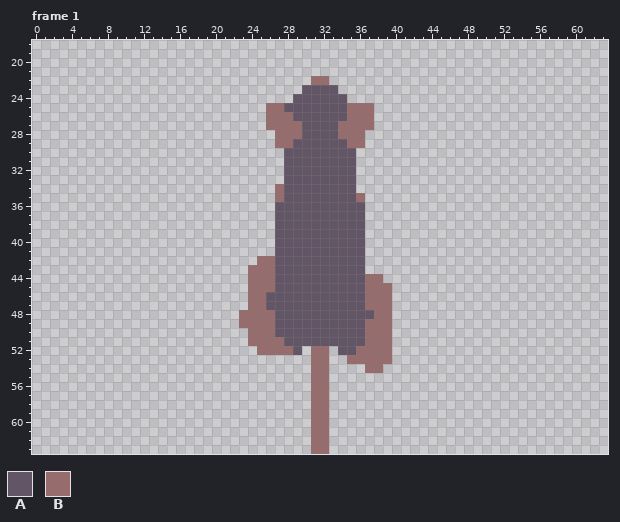
Two states of a pixel-art file, resources/asesprite/characters/Rat.aseprite. The picture above was drawn from the file before the commit.
64x64 pixels, 8 frames. Shown: frame 1: x 0..63, y 18..63. The commit also changed other frames, which this record leaves out.
Palette (. is transparent): A #625565  B #966c6c
Pixels before, frame 1 (only the part around the change), first column x 14:
18 ......................................
19 ......................................
20 ......................................
21 ......................................
22 .................BB...................
23 ................AAAA..................
24 ...............AAAAAA.................
25 ............BBAAAAAAABBB..............
26 ............BBBAAAAAABBB..............
27 ............BBBBAAAABBBB..............
28 .............BBBAAAABBB...............
29 .............BBAAAAAABB...............
30 ..............AAAAAAAA................
31 ..............AAAAAAAA................
32 ..............AAAAAAAA................
33 ..............AAAAAAAA................
34 .............BAAAAAAAA................
35 .............BAAAAAAAAB...............
36 .............AAAAAAAAAA...............
37 .............AAAAAAAAAA...............
38 .............AAAAAAAAAA...............
39 .............AAAAAAAAAA...............
40 .............AAAAAAAAAA...............
41 .............AAAAAAAAAA...............
42 ...........BBAAAAAAAAAA...............
43 ..........BBBAAAAAAAAAA...............
44 ..........BBBAAAAAAAAAABB.............
45 ..........BBBAAAAAAAAAABBB............
46 ..........BBAAAAAAAAAAABBB............
47 ..........BBAAAAAAAAAAABBB............
48 .........BBBBAAAAAAAAAAABB............
49 .........BBBBAAAAAAAAAABBB............
50 ..........BBBAAAAAAAAAABBB............
51 ..........BBBBAAAAAAAAABBB............
52 ...........BBBBA.BB.AABBBB............
53 .................BB..BBBBB............
54 .................BB....BB.............
55 .................BB...................
56 .................BB...................
57 .................BB...................
58 .................BB...................
59 .................BB...................
60 .................BB...................
61 .................BB...................
62 .................BB...................
63 .................BB...................
The same view after the edit:
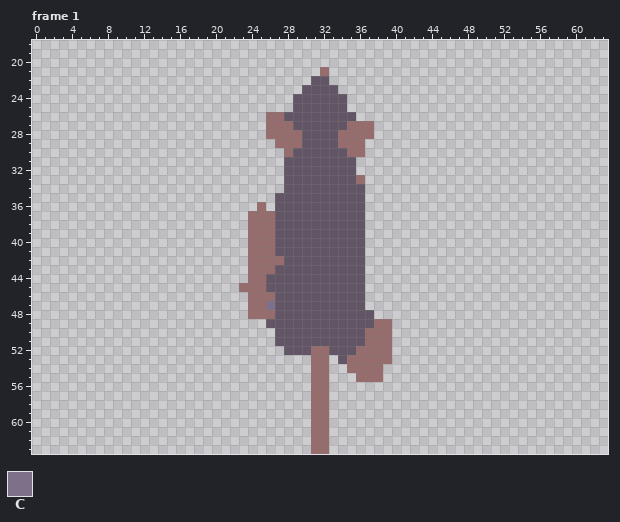
Colours new in this view: C #7f708a
Changes in this commit:
layer "Running" added
layer "Layer" removed
Frame 1:
y 21: x 32 . -> B
y 22: x 31..32 BB -> AA
y 25: x 26..28 BBA -> ...; x 35..37 BBB -> ...
y 26: x 28 B -> A; x 35..37 BBB -> A..
y 27: x 29 B -> A; x 34 B -> A
y 28: x 26 . -> B; x 37 . -> B
y 29: x 29 A -> B; x 34 A -> B
y 30: x 28 A -> B; x 35..36 A. -> BB
y 33: x 36 . -> B
y 34: x 27 B -> .; x 36 . -> A
y 35: x 27 B -> A; x 36 B -> A
y 36: x 25 . -> B
y 37..41: x 24..26 ... -> BBB
y 42: x 24 . -> B; x 27 A -> B
y 44: x 26 B -> A; x 37..38 BB -> ..
y 45: x 23 . -> B; x 26 B -> A; x 37..39 BBB -> ...
y 46: x 26 A -> B; x 37..39 BBB -> ...
y 47: x 26 A -> C; x 37..39 BBB -> ...
y 48: x 23 B -> .; x 38..39 BB -> ..
y 49: x 23..26 BBBB -> ...A; x 37 B -> A
y 50: x 24..26 BBB -> ...
y 51: x 24..27 BBBB -> ...A
y 52: x 25..28 BBBB -> ...A; x 30 . -> A; x 33 . -> A
y 53: x 34 . -> A
y 54: x 35..36 .. -> BB
y 55: x 36..38 ... -> BBB
Where, in picture pixels (left, top, right, bottom), the same in both pictures:
changed: (239, 67, 392, 382)
